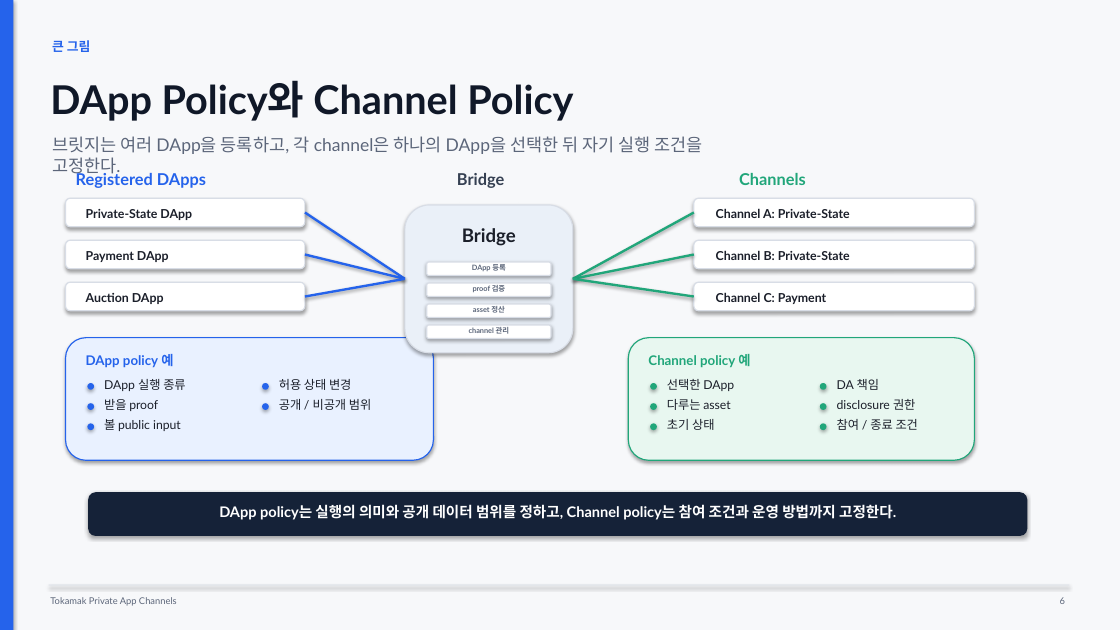
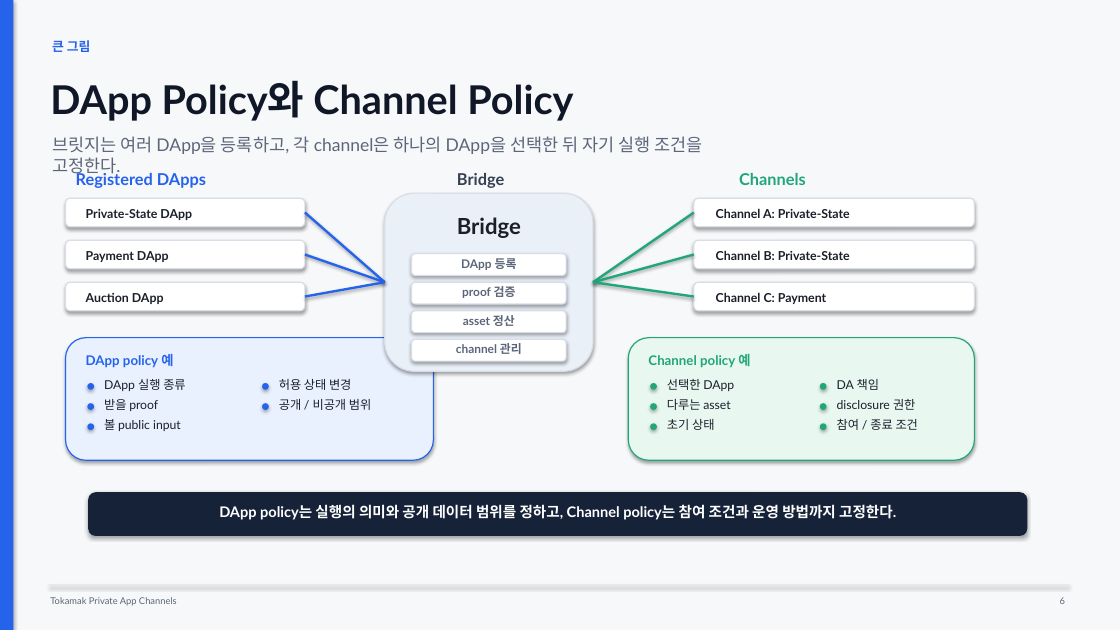
Before and after one commit to tokamak-network/Tokamak-zk-EVM-contracts, a slide deck: slide 6 of bridge/docs/dev/spec.pptx. Drawn at 1120x630 pixels with LibreOffice and Linux fonts; fonts in the diff are those of the drawing. Boxes give left, top, right and bottom in pixels: in the first picture for what was removed or moved away, otherwise in the second. Text is boxed around its words. In the diff, an @@ line names an element or a change of style, - is before the commit and + after.

Commit message:
Improve bridge overview label readability

```diff
--- a/bridge/docs/dev/spec.pptx
+++ b/bridge/docs/dev/spec.pptx
@@ rounded rectangle: place and size @@
-rounded rectangle at box(405, 205, 573, 353)
+rounded rectangle at box(385, 193, 593, 371)
@@ line moved from (305, 213) - (405, 279) to (305, 213) - (385, 282) @@
@@ text "Bridge": place and size @@
-text "Bridge" at box(462, 228, 516, 246)
+text "Bridge" at box(457, 217, 521, 238)
@@ text "Bridge" at box(457, 217, 521, 238): size 16 to 19 pt @@
@@ line moved from (573, 279) - (694, 213) to (593, 282) - (694, 213) @@
@@ line moved from (305, 255) - (405, 279) to (305, 255) - (385, 282) @@
@@ rounded rectangle: place and size @@
-rounded rectangle at box(427, 262, 551, 276)
+rounded rectangle at box(412, 254, 566, 276)
@@ text "DApp 등록": place and size @@
-text "DApp 등록" at box(472, 263, 505, 273)
+text "DApp 등록" at box(461, 258, 517, 270)
@@ line moved from (573, 279) - (694, 255) to (593, 282) - (694, 255) @@
@@ line moved from (305, 297) - (405, 279) to (305, 297) - (385, 282) @@
@@ rounded rectangle: place and size @@
-rounded rectangle at box(427, 283, 551, 297)
+rounded rectangle at box(412, 282, 566, 304)
@@ text "proof 검증": place and size @@
-text "proof 검증" at box(473, 285, 505, 292)
+text "proof 검증" at box(462, 286, 516, 298)
@@ line moved from (573, 279) - (694, 297) to (593, 282) - (694, 297) @@
@@ rounded rectangle: place and size @@
-rounded rectangle at box(427, 304, 551, 318)
+rounded rectangle at box(412, 311, 566, 333)
@@ text "asset 정산": place and size @@
-text "asset 정산" at box(473, 306, 504, 313)
+text "asset 정산" at box(463, 315, 515, 326)
@@ rounded rectangle: place and size @@
-rounded rectangle at box(427, 325, 551, 339)
+rounded rectangle at box(412, 339, 566, 361)
@@ size 6.3 to 10.2 pt in 4 elements at box(461, 258, 517, 270), box(462, 286, 516, 298), box(463, 315, 515, 326), box(456, 343, 522, 354) @@
@@ text "channel 관리": place and size @@
-text "channel 관리" at box(469, 327, 509, 334)
+text "channel 관리" at box(456, 343, 522, 354)
```
